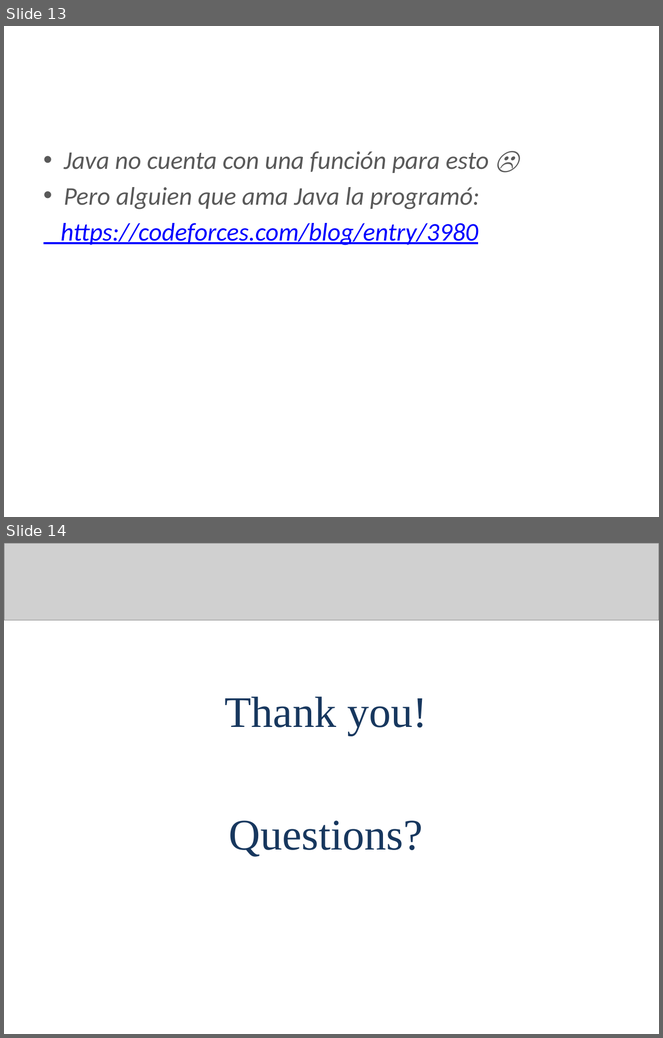
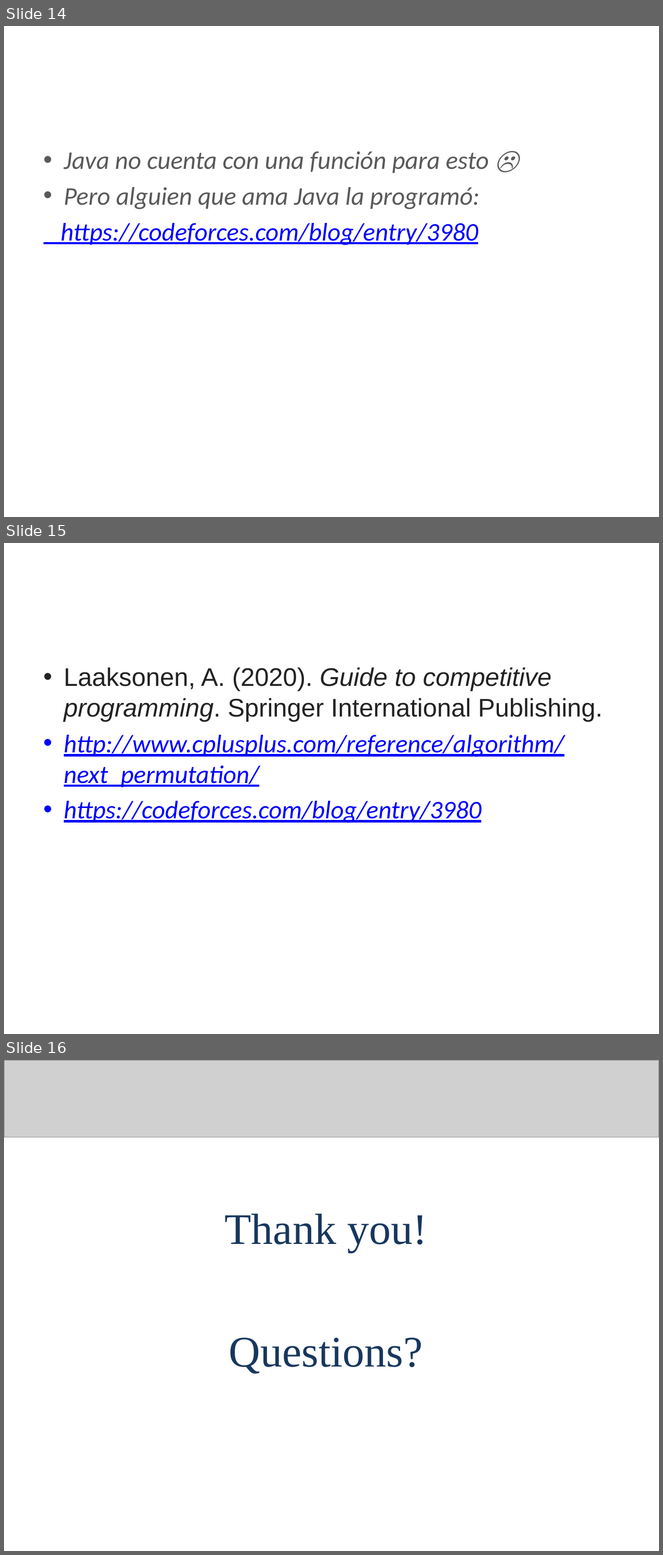
Before and after one commit to arleserp/competitiveProgramming, a slide deck: Complete search/BusquedaCompleta.pptx. Shown one above the other, each under a label of ours: slides 13 and 14 before the commit, slides 14, 15 and 16 after it. The pictures are 663x1038 and 663x1555 pixels, drawn with LibreOffice and Linux fonts; fonts in the diff are those of the drawing; grey boxes stand for pictures; background and template pictures are left out. Boxes give left, top, right and bottom in pixels: in the first picture for what was removed or moved away, otherwise in the second. Text is boxed around its words. In the diff, an @@ line names an element or a change of style, - is before the commit and + after.

```diff
--- a/Complete search/BusquedaCompleta.pptx
+++ b/Complete search/BusquedaCompleta.pptx
@@ slide 15 added at (x1=4, y1=543, x2=659, y2=1034), background #FFFFFF @@
@@ title added at (x1=37, y1=563, x2=626, y2=614), 24 pt, text #FFFFFF, bold @@
+Referencias
@@ text added at (x1=64, y1=667, x2=603, y2=823), 28 pt, text #0000FF, italic, underline @@
+• Laaksonen, A. (2020). Guide to competitive programming. Springer International Publishing.
+• http://www.cplusplus.com/reference/algorithm/next_permutation/
+• https://codeforces.com/blog/entry/3980
@@ what was slide 13 is now slide 14 @@
@@ what was slide 14 is now slide 16 @@
```
Also in this commit, not shown: 1 other slide added, 6 other files.
